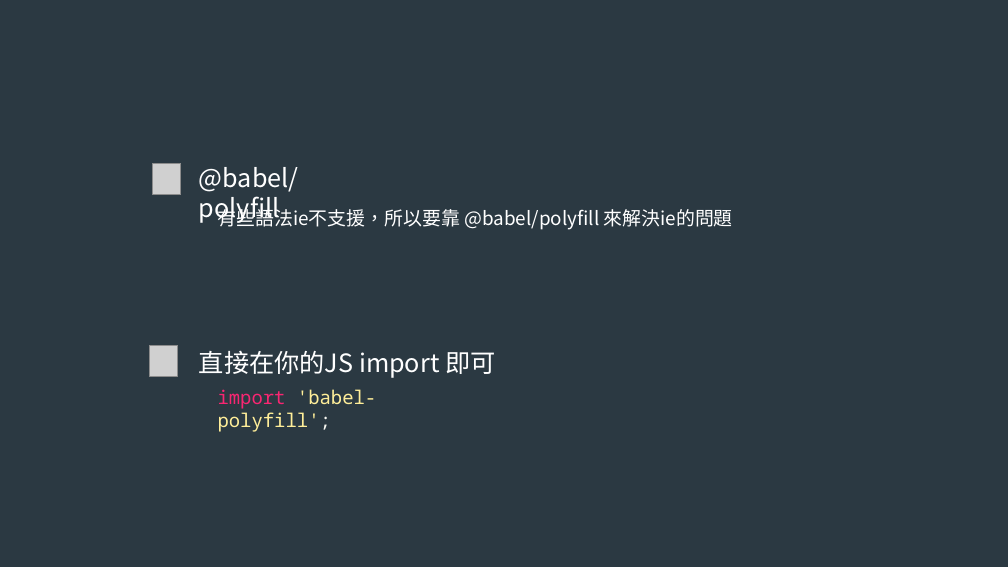
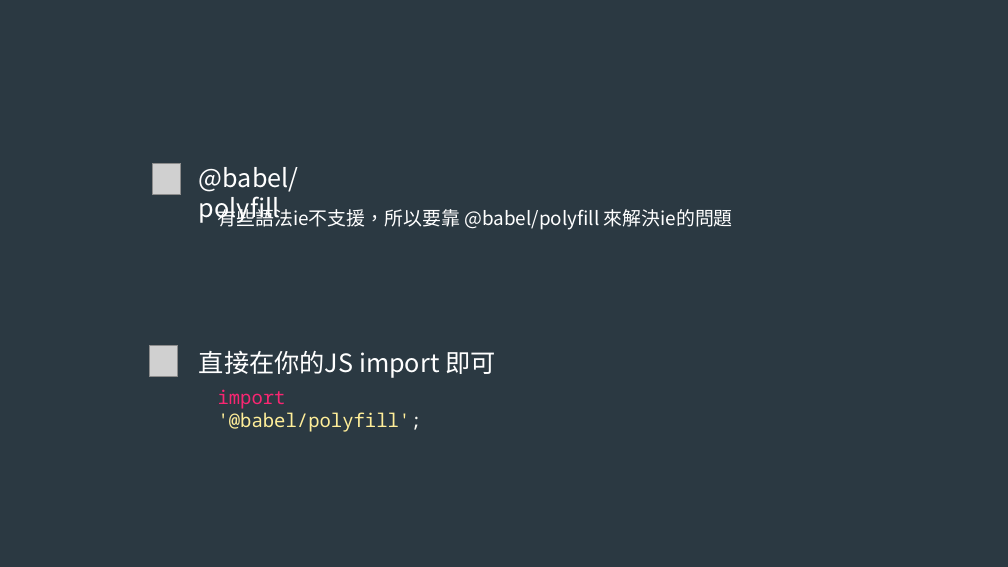
Before and after one commit to Khatilon/Webpack_course_example, a slide deck: slide 89 of 超越入門！Webpack 前端自動化開發.pptx. Drawn at 1008x567 pixels with LibreOffice and Linux fonts; fonts in the diff are those of the drawing; grey boxes stand for pictures. Boxes give left, top, right and bottom in pixels: in the first picture for what was removed or moved away, otherwise in the second. Text is boxed around its words. In the diff, an @@ line names an element or a change of style, - is before the commit and + after.

Commit message:
update

```diff
--- a/超越入門！Webpack 前端自動化開發.pptx
+++ b/超越入門！Webpack 前端自動化開發.pptx
@@ text at box(218, 389, 422, 432): text changed @@
-import 'babel-polyfill';
+import '@babel/polyfill';
```
